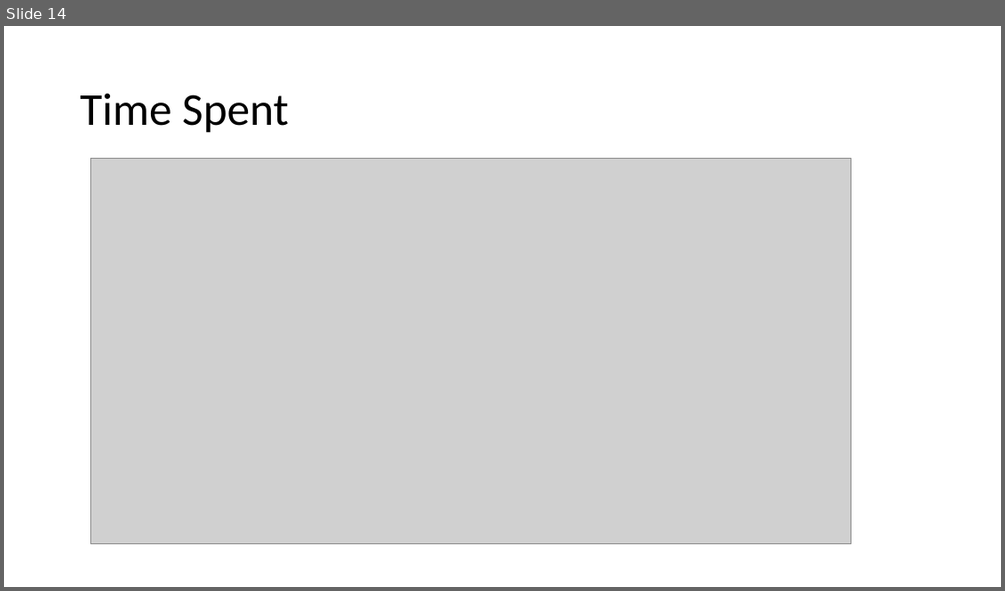
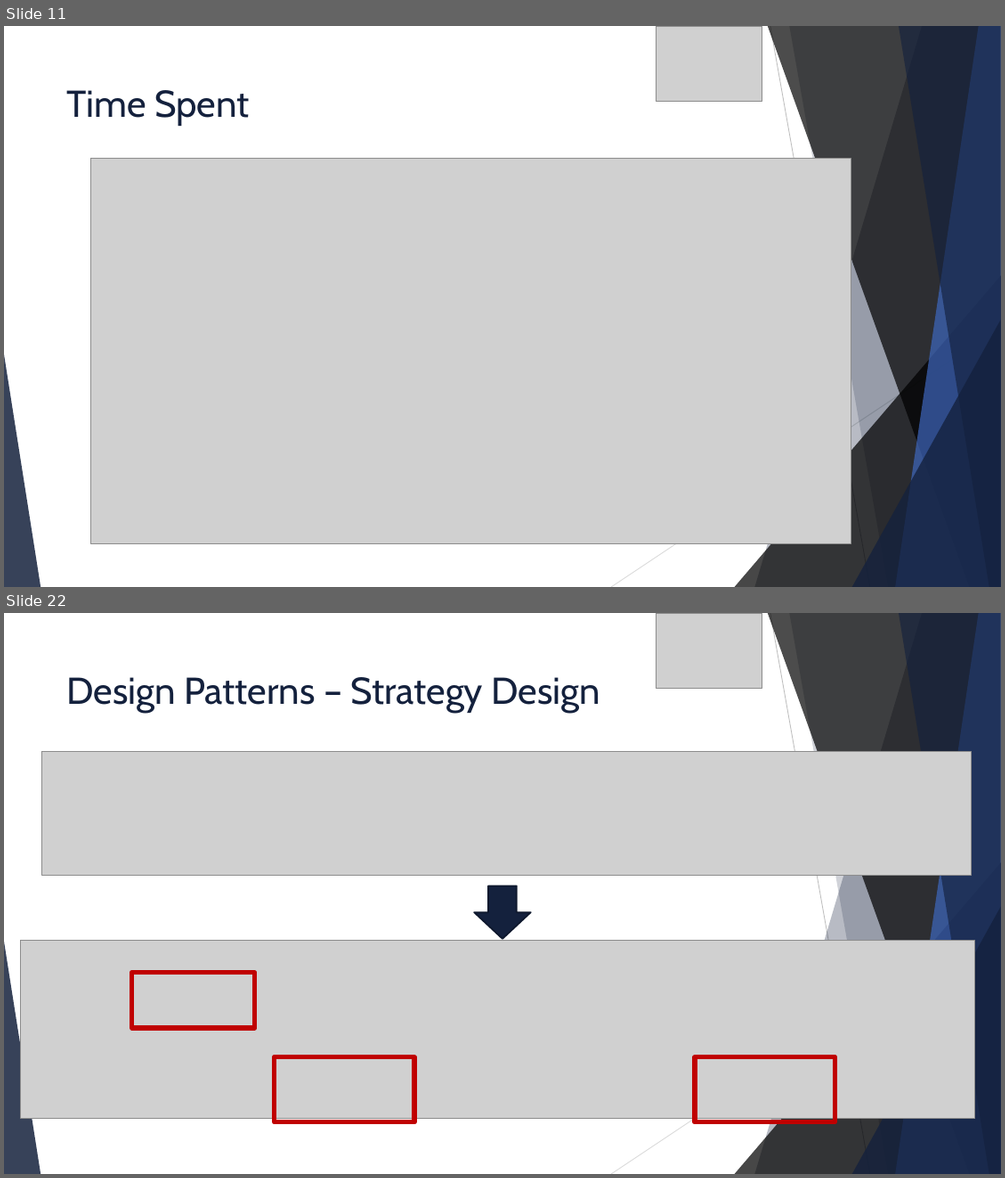
Before and after one commit to david2628/Work2Play, a slide deck: Final/W2P_final.pptx. Shown one above the other, each under a label of ours: slide 14 before the commit, slides 11 and 22 after it; the slides between them are not shown. The pictures are 1005x591 and 1005x1178 pixels, drawn with LibreOffice and Linux fonts; fonts in the diff are those of the drawing; grey boxes stand for pictures. Boxes give left, top, right and bottom in pixels: in the first picture for what was removed or moved away, otherwise in the second. Text is boxed around its words. In the diff, an @@ line names an element or a change of style, - is before the commit and + after.

```diff
--- a/Final/W2P_final.pptx
+++ b/Final/W2P_final.pptx
@@ slide 22 added at box(4, 613, 1001, 1174), background #FFFFFF; not listed: 10 template elements that a slide beside it also shows @@
@@ picture added at box(656, 613, 763, 688) @@
@@ title added at box(67, 677, 600, 713), 36 pt, text #14213D @@
+Design Patterns – Strategy Design
@@ picture added at box(41, 751, 971, 875) @@
@@ down arrow added at box(474, 886, 531, 939), fill #14213D, outline #0F182D 1.5 pt @@
@@ picture added at box(20, 941, 975, 1119) @@
@@ rectangle added at box(132, 973, 254, 1028), outline #C00000 4.5 pt @@
@@ rectangle added at box(275, 1057, 414, 1122), outline #C00000 4.5 pt @@
@@ rectangle added at box(695, 1057, 834, 1122), outline #C00000 4.5 pt @@
@@ what was slide 14 is now slide 11 @@
@@ slide 11 changed as well @@
@@ picture added at box(656, 26, 763, 101) @@
@@ title "Time Spent": place and size @@
-title "Time Spent" at box(80, 93, 289, 133)
+title "Time Spent" at box(67, 90, 249, 126)
@@ title "Time Spent" at box(67, 90, 249, 126): size 44 to 36 pt, font Calibri to Cabin, text colour #000000 to #14213D; line spacing 0.9 to 1; vertical alignment middle to top @@
@@ group added at box(4, 26, 1001, 587): 5 freeform shapes, 3 triangles, 2 lines @@
```
Also in this commit, not shown: 12 other slides changed, 11 other slides added, 10 slides removed.
